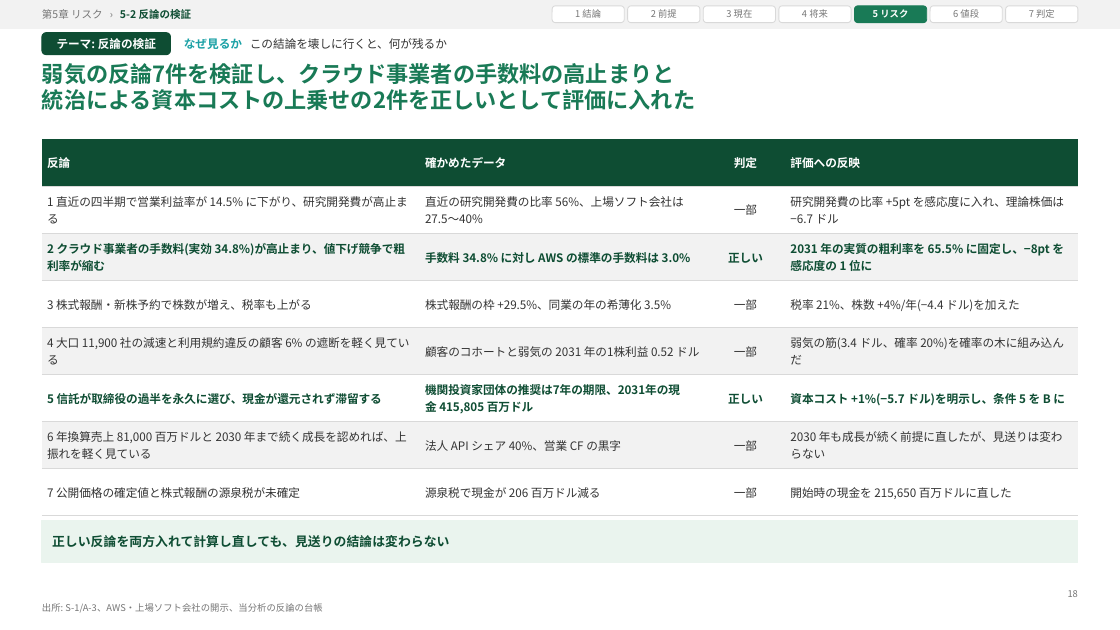
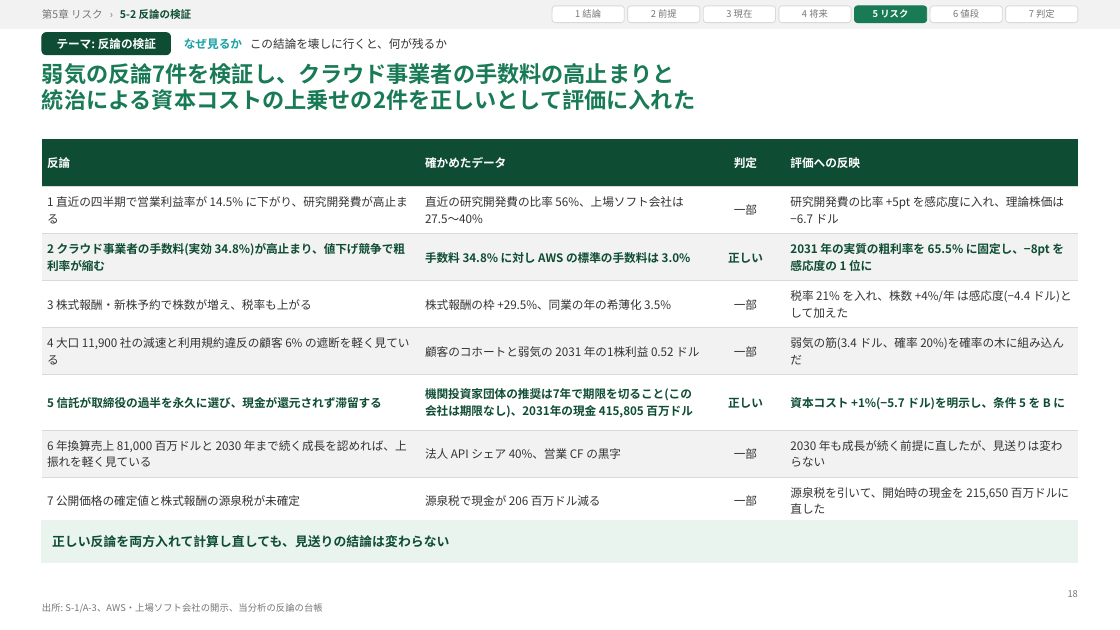
Before and after one commit to fzhmc9vmsh-creator/AI, a slide deck: slide 18 of work/ANT/deck/out/deck.pptx. Drawn at 1120x630 pixels with LibreOffice and Linux fonts; fonts in the diff are those of the drawing. Boxes give left, top, right and bottom in pixels: in the first picture for what was removed or moved away, otherwise in the second. Text is boxed around its words. In the diff, an @@ line names an element or a change of style, - is before the commit and + after.

```diff
--- a/work/ANT/deck/out/deck.pptx
+++ b/work/ANT/deck/out/deck.pptx
@@ table at (42,139,1078,518) @@
-row 4, column 4: 税率 21%、株数 +4%/年(−4.4 ドル)を加えた
+row 4, column 4: 税率 21% を入れ、株数 +4%/年 は感応度(−4.4 ドル)として加えた
-row 6, column 2: 機関投資家団体の推奨は7年の期限、2031年の現金 415,805 百万ドル
+row 6, column 2: 機関投資家団体の推奨は7年で期限を切ること(この会社は期限なし)、2031年の現金 415,805 百万ドル
-row 8, column 4: 開始時の現金を 215,650 百万ドルに直した
+row 8, column 4: 源泉税を引いて、開始時の現金を 215,650 百万ドルに直した
```
Also in this commit, not shown: 9 other slides changed, 32 other files.
